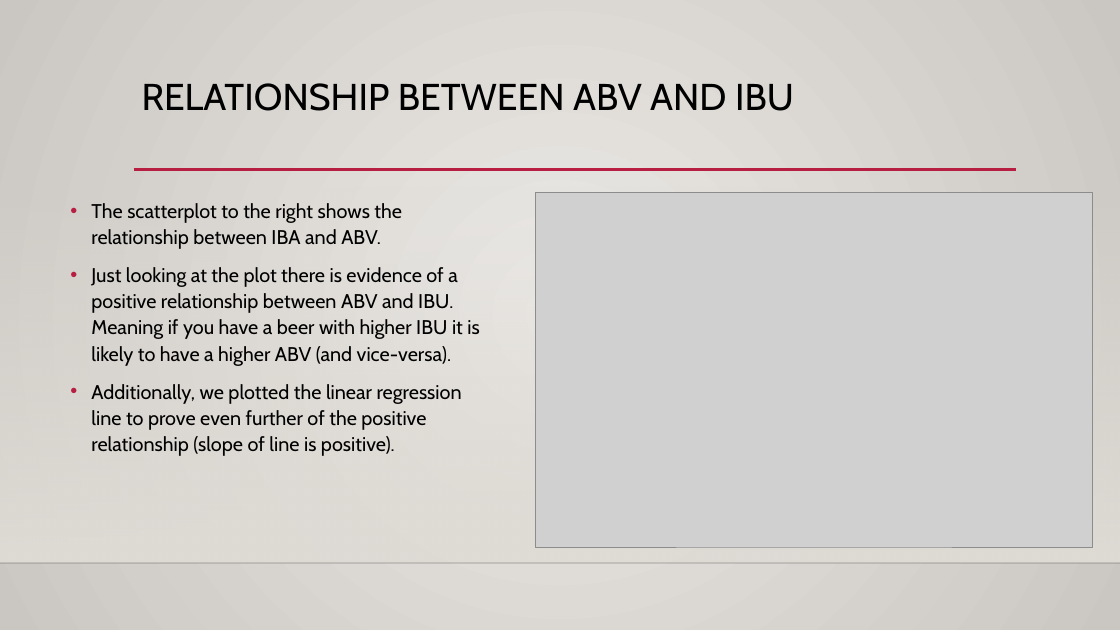
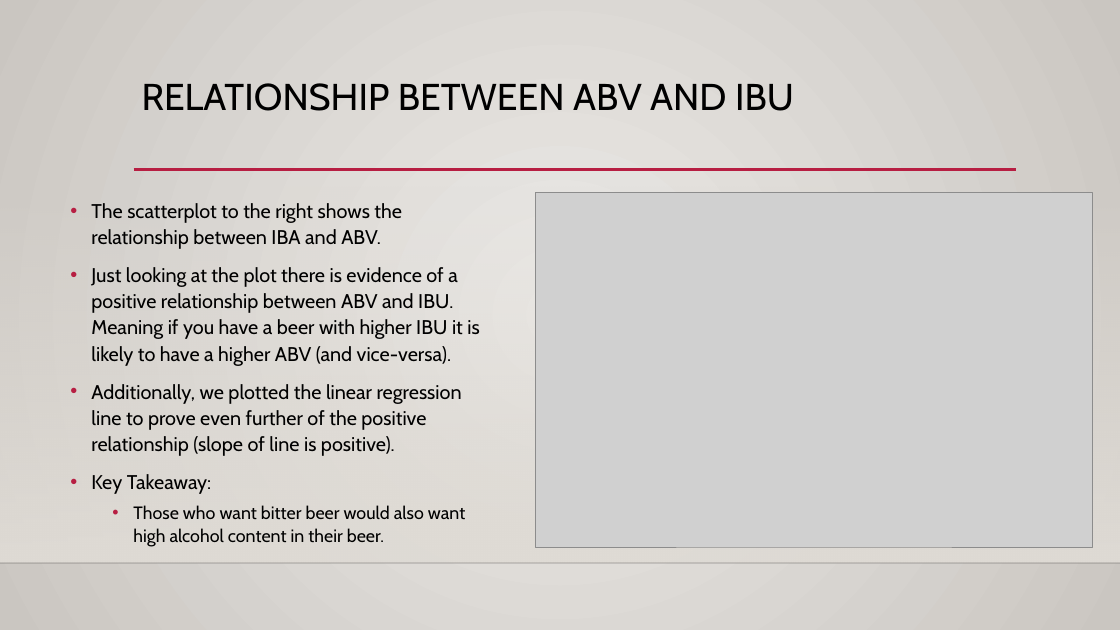
Before and after one commit to sajmera9/BeerCaseStudy1, a slide deck: slide 9 of CaseStudy1_Final_Presentation.pptx. Drawn at 1120x630 pixels with LibreOffice and Linux fonts; fonts in the diff are those of the drawing; grey boxes stand for pictures; background and template pictures are left out. Boxes give left, top, right and bottom in pixels: in the first picture for what was removed or moved away, otherwise in the second. Text is boxed around its words. In the diff, an @@ line names an element or a change of style, - is before the commit and + after.

```diff
--- a/CaseStudy1_Final_Presentation.pptx
+++ b/CaseStudy1_Final_Presentation.pptx
@@ text at <box>91,474,465,547</box>: paragraphs added @@
+• Key Takeaway:
+  • Those who want bitter beer would also want high alcohol content in their beer.
```
Also in this commit, not shown: 1 other slide changed, 1 other file.
